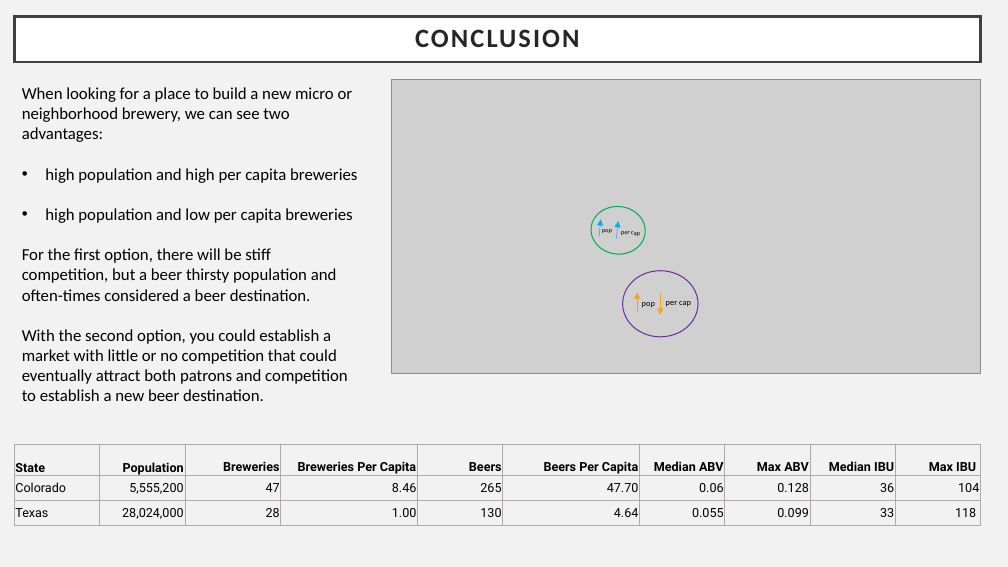
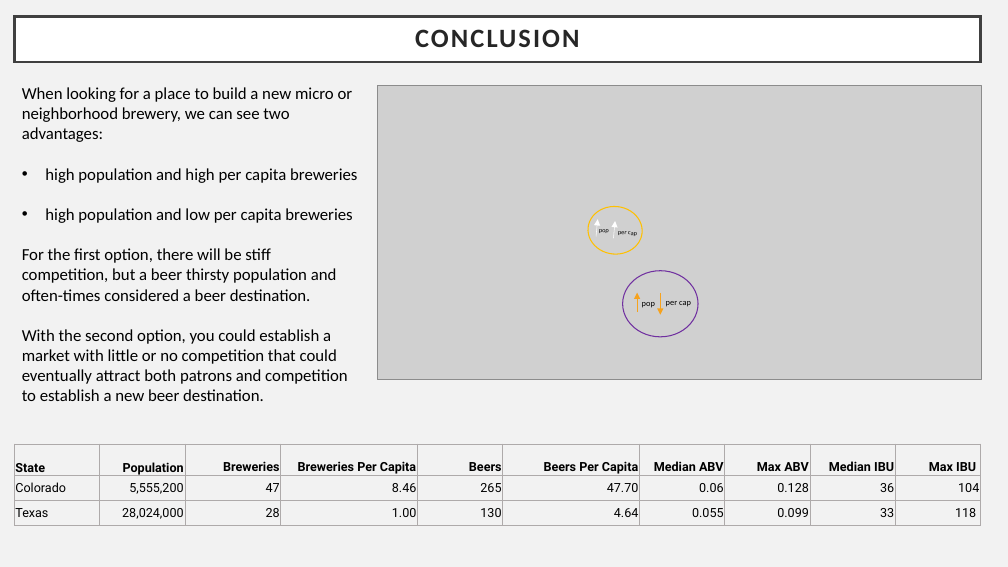
Before and after one commit to bensonnd/DS6306_David_Neil_Project_1, a slide deck: slide 10 of Analysis Presentations/Case Study 1 - David Wei, Neil Benson.pptx. Drawn at 1008x567 pixels with LibreOffice and Linux fonts; fonts in the diff are those of the drawing; grey boxes stand for pictures. Boxes give left, top, right and bottom in pixels: in the first picture for what was removed or moved away, otherwise in the second. Text is boxed around its words. In the diff, an @@ line names an element or a change of style, - is before the commit and + after.

```diff
--- a/Analysis Presentations/Case Study 1 - David Wei, Neil Benson.pptx
+++ b/Analysis Presentations/Case Study 1 - David Wei, Neil Benson.pptx
@@ picture: place and size @@
-picture at [391, 79, 981, 374]
+picture at [377, 85, 982, 380]
@@ ellipse at [586, 204, 645, 257]: outline #00B050 1 pt to #FFC000 1 pt @@
@@ arrow moved from (599, 237) - (601, 219) to (596, 237) - (598, 219) @@
@@ arrow (596, 237) - (598, 219): stroke #00B0F0 0.5 pt to #FFFFFF 0.5 pt @@
@@ arrow moved from (617, 238) - (619, 221) to (613, 238) - (616, 221) @@
@@ arrow (613, 238) - (616, 221): stroke #00B0F0 0.5 pt to #FFFFFF 0.5 pt @@
```
Also in this commit, not shown: 1 other slide changed, 2 other files.
